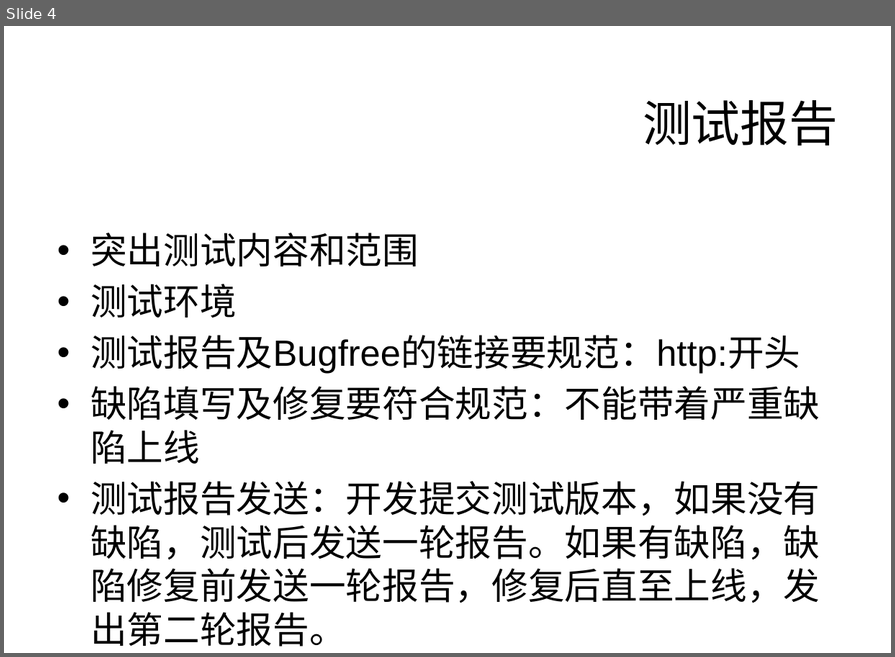
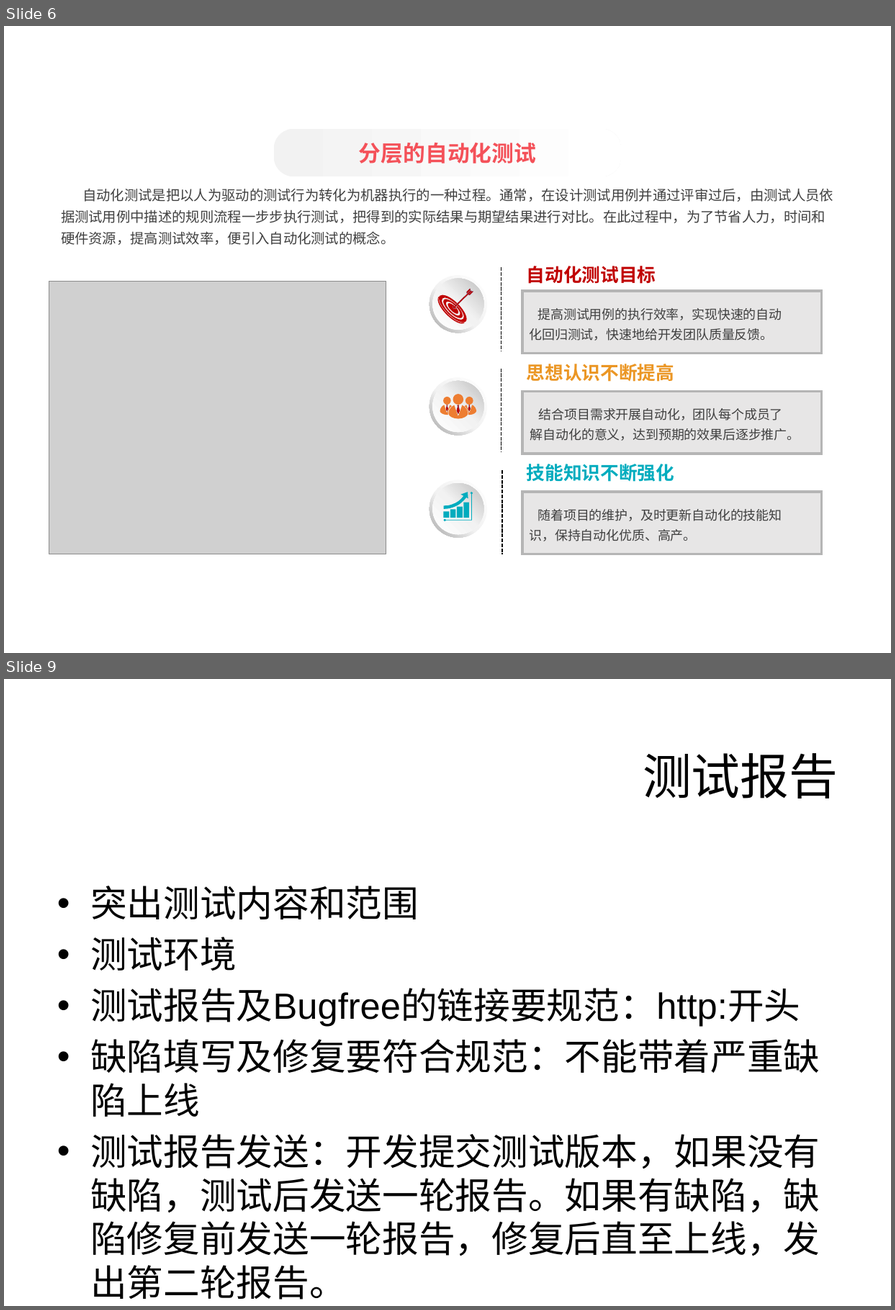
Before and after one commit to Mayi110/SSEWebAuto, a slide deck: 互联网技术部测试组文档.pptx. Shown one above the other, each under a label of ours: slide 4 before the commit, slides 6 and 9 after it; the slides between them are not shown. The pictures are 895x657 and 895x1310 pixels, drawn with LibreOffice and Linux fonts; fonts in the diff are those of the drawing; grey boxes stand for pictures; background and template pictures are left out. Boxes give left, top, right and bottom in pixels: in the first picture for what was removed or moved away, otherwise in the second. Text is boxed around its words. In the diff, an @@ line names an element or a change of style, - is before the commit and + after.

```diff
--- a/互联网技术部测试组文档.pptx
+++ b/互联网技术部测试组文档.pptx
@@ slide 6 added at <box>4,26,891,653</box>, background picture (left out) @@
@@ rounded rectangle added at <box>274,129,621,176</box>, fill gradient #F2F2F2 to #FFFFFF, 18 pt, text #F45159, bold @@
+分层的自动化测试
@@ text added at <box>61,188,833,245</box>, 11.2 pt, text #404040 @@
+自动化测试是把以人为驱动的测试行为转化为机器执行的一种过程。通常，在设计测试用例并通过评审过后，由测试人员依据测试用例中描述的规则流程一步步执行测试，把得到的实际结果与期望结果进行对比。在此过程中，为了节省人力，时间和硬件资源，提高测试效率，便引入自动化测试的概念。
@@ picture added at <box>49,281,386,554</box> @@
@@ line added from (501, 267) to (501, 351), #000000 1 pt dashed @@
@@ text added at <box>527,266,656,284</box>, 15 pt, text #C00000, bold @@
+自动化测试目标
@@ group added at <box>430,275,487,333</box>: 10 freeform shapes, 1 donut, 1 ellipse @@
@@ rectangle added at <box>523,291,822,354</box>, fill #E7E6E6, outline #FFFFFF 2 pt @@
@@ text added at <box>530,308,782,341</box>, 10.5 pt, text #404040 @@
+提高测试用例的执行效率，实现快速的自动化回归测试，快速地给开发团队质量反馈。
@@ line added from (501, 369) to (501, 453), #000000 1 pt dashed @@
@@ text added at <box>527,364,674,382</box>, 15 pt, text #EB9624, bold @@
+思想认识不断提高
@@ rectangle added at <box>523,392,822,454</box>, fill #E7E6E6, outline #FFFFFF 2 pt @@
@@ group added at <box>430,377,487,435</box>: 16 freeform shapes, 3 ellipses, 1 donut @@
@@ text added at <box>530,408,800,441</box>, 10.5 pt, text #404040 @@
+结合项目需求开展自动化，团队每个成员了解自动化的意义，达到预期的效果后逐步推广。
@@ line added from (502, 470) to (502, 554), #000000 1 pt dashed @@
@@ text added at <box>527,464,674,482</box>, 15 pt, text #01ACBE, bold @@
+技能知识不断强化
@@ group added at <box>430,480,487,538</box>: 4 rectangles, 2 freeform shapes, 1 donut, 1 ellipse @@
@@ rectangle added at <box>523,492,822,554</box>, fill #E7E6E6, outline #FFFFFF 2 pt @@
@@ text added at <box>530,509,782,542</box>, 10.5 pt, text #404040 @@
+随着项目的维护，及时更新自动化的技能知识，保持自动化优质、高产。
@@ what was slide 4 is now slide 9 @@
```
Also in this commit, not shown: 1 slide changed, 6 other slides added, 2 slides removed, 18 other files.
